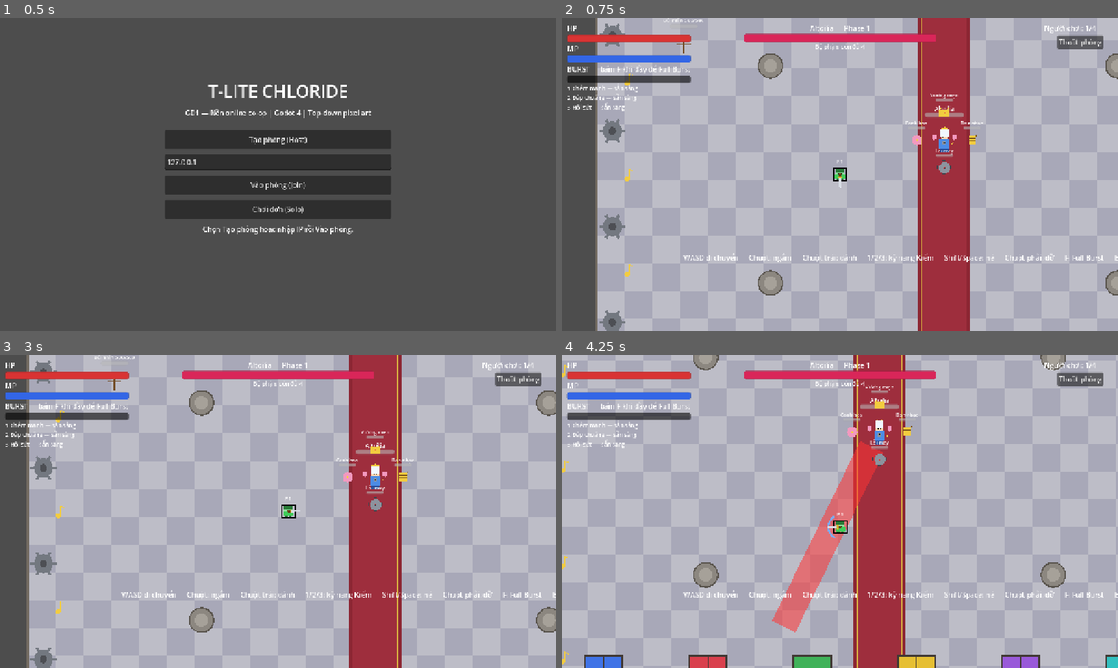
Above: before the commit, frames 1-4 (two rows, left to right).
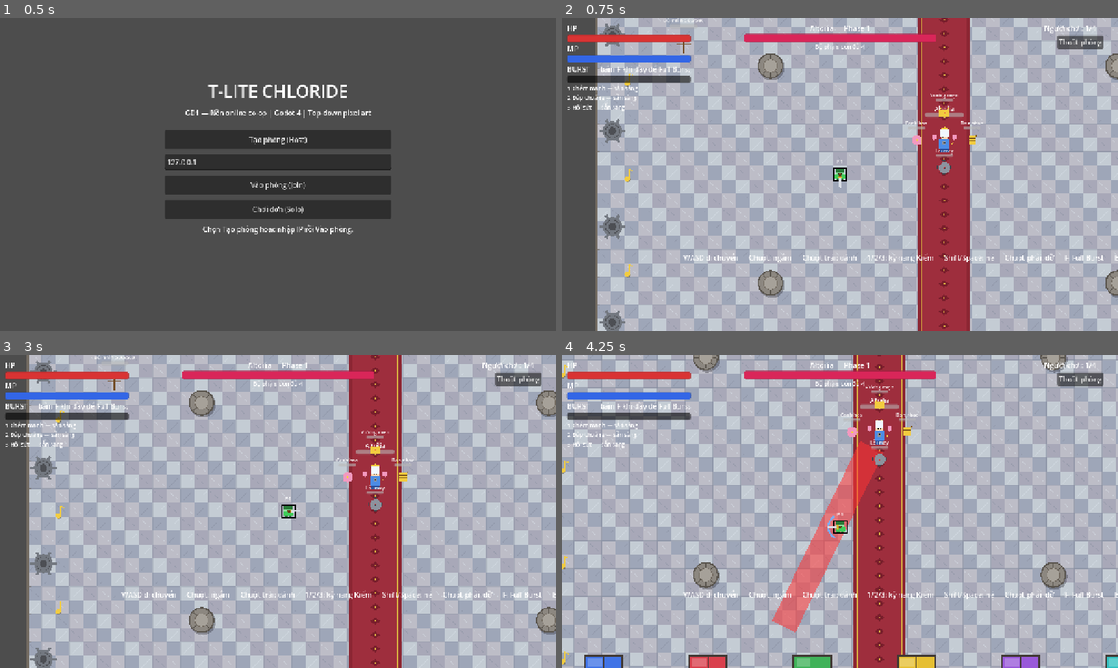
Above: after the commit, the same moments.

Repository: minhdang20203-design/T-Lite-Chloride
Game: Godot game, scene res://main.tscn
Same seed, same stepped clock (60 frames per second), same inputs: the game is played once before the commit and once after it.
Inputs (mouse positions are in pixels of both pictures, inside the frame that each line leads up to):
- Up to frame 1 (0.5 s): no input
- Up to frame 2 (0.75 s): click "Chơi đơn (Solo)" at 0.5 s
- Up to frame 3 (3 s): click "Thoát phòng" at 1.25 s; click "Chơi đơn (Solo)" at 2 s; tap Enter (chat) at 2.75 s; move the mouse to (400, 495) at 2.77 s; hold D (move_right) from 2.78 s (still down); click (400, 495) at 2.85 s
- Up to frame 4 (4.25 s): move the mouse to (728, 527) at 3.52 s; release D (move_right) at 3.53 s; hold S (move_down) from 3.53 s (still down); right-click (728, 527) at 3.6 s

Frame 1 is identical in both runs. In frame 2, 31% of the frame differs, in the area x 6-100%, y 0-100%; in frame 3, 31%; in frame 4, 34%, in the area x 0-100%, y 0-100%.

Commit message:
GĐ2: map nhà thờ mới của Gemini (arena.gd + README; tile PNG binary ship theo zip)

Diff:
--- a/scripts/arena.gd
+++ b/scripts/arena.gd
@@ -1,15 +1,18 @@
 extends Node2D
-# Sàn đấu nhà thờ 1600x1000 (GĐ2): sàn đá cẩm thạch, thảm đỏ giữa sàn,
-# cửa kính màu dọc 2 mép trên/dưới, 4 cột đá làm vật cản, chi tiết máy móc
-# + nốt nhạc ở rìa sàn. Vẽ hoàn toàn bằng code, không asset ngoài.
-# Tường vật lý: game.gd tạo 4 tường quanh sàn (layer 4); ở đây thêm
-# 4 cột đá vật lý (layer 4) để nhân vật không đi xuyên qua.
+# Sàn đấu nhà thờ 1600x1000 (Godot 4.7, GDScript) — T-Lite Chloride:
+# - Sàn đá cẩm thạch caro 32x32 (2 biến thể sáng + 2 biến thể tối)
+# - Thảm đỏ giữa sàn kèm viền vàng dọc trục lễ đường
+# - Cửa kính màu dọc 2 mép trên/dưới
+# - Chi tiết máy móc (bánh răng xám) + nốt nhạc vàng dọc 2 mép trái/phải
+# - 4 cột đá vật lý (layer 4, bán kính 28) + 4 tường vật lý bao quanh sàn (layer 4)
+# Tự động nạp tile 32x32 từ res://assets/map/<ten-tile>.png nếu đã có file ảnh;
+# nếu chưa có file ảnh thì tự động vẽ bằng code trong _draw() để dùng được ngay.
 
 const W := 1600.0
 const H := 1000.0
-const TILE := 64.0
-
-# 4 cột đá (tâm) — tránh khu vực đấu boss ở giữa và điểm spawn.
+const TILE := 32.0
+
+# 4 cột đá vật lý (tâm) — tránh khu vực đấu boss (800, 420, R=250) và cụm spawn (560..800, 500).
 const PILLARS := [
 	Vector2(400, 250),
 	Vector2(1200, 250),
@@ -18,13 +21,45 @@
 ]
 const PILLAR_R := 28.0
 
+# Tọa độ tham chiếu cố định theo quy định kỹ thuật (không tự sinh node boss/bù nhìn/nhân vật ở đây).
+const BOSS_POS := Vector2(800, 420)
+const BOSS_CLEAR_RADIUS := 250.0
+const DUMMY_POS := Vector2(200, 200)
+const PLAYER_SPAWNS := [
+	Vector2(560, 500), # P1
+	Vector2(640, 500), # P2
+	Vector2(720, 500), # P3
+	Vector2(800, 500), # P4
+]
+
+# Danh sách 14 tile 32x32 đúng theo thiết kế Phần A.
+const TILE_PATHS := {
+	"marble_light_1": "res://assets/map/marble_light_1.png",
+	"marble_light_2": "res://assets/map/marble_light_2.png",
+	"marble_dark_1": "res://assets/map/marble_dark_1.png",
+	"marble_dark_2": "res://assets/map/marble_dark_2.png",
+	"carpet_red_center": "res://assets/map/carpet_red_center.png",
+	"carpet_red_border": "res://assets/map/carpet_red_border.png",
+	"stained_glass_blue": "res://assets/map/stained_glass_blue.png",
+	"stained_glass_red": "res://assets/map/stained_glass_red.png",
+	"stained_glass_yellow": "res://assets/map/stained_glass_yellow.png",
+	"pillar_body": "res://assets/map/pillar_body.png",
+	"pillar_base": "res://assets/map/pillar_base.png",
+	"gear_gray": "res://assets/map/gear_gray.png",
+	"music_note_gold": "res://assets/map/music_note_gold.png",
+	"wall_stone": "res://assets/map/wall_stone.png",
+}
+
+var _tiles: Dictionary = {}
+
 func _ready() -> void:
-	# 4 bức tường vật lý quanh sàn (layer 4) để nhân vật không đi ra ngoài.
+	_load_tiles()
+	# 4 bức tường vật lý quanh sàn (layer 4: collision_layer = 8) để nhân vật không đi ra ngoài.
 	_add_wall(Vector2(800, -16), Vector2(1632, 32)) # trên
 	_add_wall(Vector2(800, 1016), Vector2(1632, 32)) # dưới
 	_add_wall(Vector2(-16, 500), Vector2(32, 1000)) # trái
 	_add_wall(Vector2(1616, 500), Vector2(32, 1000)) # phải
-	# 4 cột đá vật lý.
+	# 4 cột đá vật lý (layer 4: collision_layer = 8).
 	for pos in PILLARS:
 		var body := StaticBody2D.new()
 		body.collision_layer = 8 # layer 4: đúng mask của nhân vật
@@ -36,6 +71,17 @@
 		shape.position = pos
 		body.add_child(shape)
 		add_child(body)
+	queue_redraw()
+
+func _load_tiles() -> void:
+	_tiles.clear()
+	for key in TILE_PATHS.keys():
+		var path: String = TILE_PATHS[key]
+		if ResourceLoader.exists(path):
+			var tex := load(path) as Texture2D
+			if tex != null:
+				_tiles[key] = tex
+	print("[Map] Da nap %d/14 tile anh (thieu thi ve bang code)." % _tiles.size())
 
 func _add_wall(center: Vector2, size: Vector2) -> void:
 	var body := StaticBody2D.new()
@@ -50,69 +96,242 @@
 	add_child(body)
 
 func _draw() -> void:
-	# Sàn đá cẩm thạch: ô kẻ caro nhạt.
+	# 1 & 2. Sàn đá cẩm thạch caro 32x32 (2 biến thể sáng + 2 biến thể tối).
 	var x := 0.0
 	var xi := 0
 	while x < W:
+		var tw := minf(TILE, W - x)
 		var y := 0.0
 		var yi := 0
 		while y < H:
-			var light := (xi + yi) % 2 == 0
-			var col := Color(0.74, 0.74, 0.78) if light else Color(0.66, 0.66, 0.72)
-			draw_rect(Rect2(x, y, TILE, TILE), col)
+			var th := minf(TILE, H - y)
+			_draw_marble_tile(Rect2(x, y, tw, th), xi, yi)
 			y += TILE
 			yi += 1
 		x += TILE
 		xi += 1
-	# Thảm đỏ giữa sàn (boss đứng trên thảm).
-	draw_rect(Rect2(740, 0, 120, H), Color(0.55, 0.15, 0.2))
-	draw_rect(Rect2(748, 0, 104, H), Color(0.62, 0.18, 0.24))
-	draw_line(Vector2(748, 0), Vector2(748, H), Color(0.85, 0.7, 0.25), 2.0)
-	draw_line(Vector2(852, 0), Vector2(852, H), Color(0.85, 0.7, 0.25), 2.0)
-	# Cửa kính màu dọc mép trên/dưới: 6 ô mỗi bên, màu khác nhau.
+
+	# 3. Thảm đỏ giữa sàn (boss đứng trên thảm tại (800, 420), P4 tại (800, 500)).
+	_draw_carpet()
+
+	# 8. Viền tường đá 32x32 quanh rìa sàn.
+	_draw_stone_border()
+
+	# 4. Cửa kính màu dọc mép trên/dưới: 6 ô mỗi bên.
 	var glass_colors := [
-		Color(0.25, 0.45, 0.9), Color(0.85, 0.25, 0.3), Color(0.25, 0.7, 0.35),
-		Color(0.9, 0.75, 0.2), Color(0.6, 0.35, 0.85), Color(0.2, 0.75, 0.75),
+		Color(0.25, 0.45, 0.90), # xanh dương
+		Color(0.85, 0.25, 0.30), # đỏ
+		Color(0.25, 0.70, 0.35), # xanh lá
+		Color(0.90, 0.75, 0.20), # vàng
+		Color(0.60, 0.35, 0.85), # tím
+		Color(0.20, 0.75, 0.75), # lam ngọc
+	]
+	var glass_tile_keys := [
+		"stained_glass_blue",
+		"stained_glass_red",
+		"stained_glass_yellow",
+		"stained_glass_yellow",
+		"stained_glass_red",
+		"stained_glass_blue",
 	]
 	for i in range(6):
 		var gx := 120.0 + float(i) * 240.0
 		var col: Color = glass_colors[i]
-		# Ô trên.
-		draw_rect(Rect2(gx, 10, 90, 56), Color(0.25, 0.22, 0.2))
-		draw_rect(Rect2(gx + 4, 14, 82, 48), col)
-		draw_line(Vector2(gx + 45, 14), Vector2(gx + 45, 62), Color(0.25, 0.22, 0.2), 2.0)
-		draw_line(Vector2(gx + 4, 38), Vector2(gx + 86, 38), Color(0.25, 0.22, 0.2), 2.0)
-		# Ô dưới.
-		draw_rect(Rect2(gx, H - 66, 90, 56), Color(0.25, 0.22, 0.2))
-		draw_rect(Rect2(gx + 4, H - 62, 82, 48), col)
-		draw_line(Vector2(gx + 45, H - 62), Vector2(gx + 45, H - 14), Color(0.25, 0.22, 0.2), 2.0)
-		draw_line(Vector2(gx + 4, H - 38), Vector2(gx + 86, H - 38), Color(0.25, 0.22, 0.2), 2.0)
-	# Chi tiết máy móc (bánh răng xám) + nốt nhạc (vàng) dọc 2 mép trái/phải.
+		var tkey: String = glass_tile_keys[i]
+		# Ô trên (y = 10..66).
+		_draw_stained_glass(Rect2(gx, 10.0, 90.0, 56.0), col, tkey)
+		# Ô dưới (y = H - 66..H - 10).
+		_draw_stained_glass(Rect2(gx, H - 66.0, 90.0, 56.0), col, tkey)
+
+	# 6 & 7. Chi tiết máy móc (bánh răng xám) + nốt nhạc vàng dọc 2 mép trái/phải.
 	for i in range(4):
 		var gy := 180.0 + float(i) * 220.0
-		_draw_gear(Vector2(36, gy), 22.0)
-		_draw_gear(Vector2(W - 36, gy + 110.0), 22.0)
-		_draw_note(Vector2(70, gy + 110.0))
-		_draw_note(Vector2(W - 70, gy))
-	# 4 cột đá.
+		_draw_gear(Vector2(36.0, gy), 22.0)
+		_draw_gear(Vector2(W - 36.0, gy + 110.0), 22.0)
+		_draw_note(Vector2(70.0, gy + 110.0))
+		_draw_note(Vector2(W - 70.0, gy))
+
+	# 5. 4 cột đá (chân cột + thân cột).
 	for pos in PILLARS:
-		draw_circle(pos, PILLAR_R, Color(0.55, 0.53, 0.5))
-		draw_arc(pos, PILLAR_R, 0, TAU, 32, Color(0.35, 0.33, 0.3), 3.0)
-		draw_circle(pos, PILLAR_R * 0.55, Color(0.65, 0.63, 0.6))
-	# Viền đá quanh sàn.
-	draw_rect(Rect2(0, 0, W, H), Color(0.45, 0.42, 0.38), false, 6.0)
+		_draw_pillar(pos)
+
+	# Khung viền đá bao ngoài cùng toàn sàn.
+	draw_rect(Rect2(0.0, 0.0, W, H), Color(0.45, 0.42, 0.38), false, 6.0)
+
+func _draw_marble_tile(rect: Rect2, xi: int, yi: int) -> void:
+	var light := (xi + yi) % 2 == 0
+	var variant_b := ((xi * 3 + yi * 5) % 4) >= 2
+	var is_edge_strip := rect.position.x < 96.0 or rect.position.x >= (W - 96.0)
+	var key := ""
+	if light:
+		key = "marble_light_2" if variant_b else "marble_light_1"
+	else:
+		key = "marble_dark_2" if (variant_b or is_edge_strip) else "marble_dark_1"
+
+	if _tiles.has(key):
+		draw_texture_rect(_tiles[key], rect, false)
+		return
+
+	var base_col: Color
+	if light:
+		base_col = Color(0.77, 0.80, 0.83) if variant_b else Color(0.74, 0.74, 0.78)
+	else:
+		base_col = Color(0.62, 0.65, 0.72) if (variant_b or is_edge_strip) else Color(0.66, 0.66, 0.72)
+
+	draw_rect(rect, base_col)
+	# Viền mạch gạch 1px và vân đá cẩm thạch trắng-xanh.
+	draw_rect(rect, Color(0.52, 0.55, 0.62, 0.35), false, 1.0)
+	if rect.size.x >= 16.0 and rect.size.y >= 16.0:
+		var vein_col := Color(0.84, 0.87, 0.90, 0.55) if light else Color(0.52, 0.55, 0.62, 0.45)
+		if not variant_b:
+			draw_line(
+				rect.position + Vector2(4.0, 6.0),
+				rect.position + Vector2(rect.size.x - 6.0, rect.size.y - 8.0),
+				vein_col,
+				1.0
+			)
+		else:
+			draw_line(
+				rect.position + Vector2(6.0, rect.size.y - 5.0),
+				rect.position + Vector2(rect.size.x - 5.0, 7.0),
+				vein_col,
+				1.0
+			)
+
+func _draw_carpet() -> void:
+	# Nền thảm đỏ giữ đúng tọa độ gốc: rìa ngoài 740..860 (rộng 120), lòng trong 748..852 (rộng 104).
+	draw_rect(Rect2(740.0, 0.0, 120.0, H), Color(0.55, 0.15, 0.20))
+	draw_rect(Rect2(748.0, 0.0, 104.0, H), Color(0.62, 0.18, 0.24))
+
+	var y := 0.0
+	while y < H:
+		var th := minf(TILE, H - y)
+		if _tiles.has("carpet_red_border"):
+			draw_texture_rect(_tiles["carpet_red_border"], Rect2(736.0, y, TILE, th), false)
+			draw_texture_rect(_tiles["carpet_red_border"], Rect2(832.0, y, TILE, th), false)
+		if _tiles.has("carpet_red_center"):
+			draw_texture_rect(_tiles["carpet_red_center"], Rect2(768.0, y, TILE, th), false)
+			draw_texture_rect(_tiles["carpet_red_center"], Rect2(800.0, y, TILE, th), false)
+		elif th >= 24.0:
+			# Hoa văn hình thoi dệt chìm dọc tâm thảm (x = 800) mỗi ô 32px.
+			var cy := y + TILE * 0.5
+			var diamond := PackedVector2Array([
+				Vector2(800.0, cy - 8.0),
+				Vector2(812.0, cy),
+				Vector2(800.0, cy + 8.0),
+				Vector2(788.0, cy),
+			])
+			draw_colored_polygon(diamond, Color(0.47, 0.12, 0.17))
+			draw_circle(Vector2(800.0, cy), 2.0, Color(0.85, 0.70, 0.25))
+		y += TILE
+
+	# Hai đường viền vàng dọc thảm tại x = 748 và x = 852.
+	draw_line(Vector2(748.0, 0.0), Vector2(748.0, H), Color(0.85, 0.70, 0.25), 2.0)
+	draw_line(Vector2(852.0, 0.0), Vector2(852.0, H), Color(0.85, 0.70, 0.25), 2.0)
+
+func _draw_stone_border() -> void:
+	if _tiles.has("wall_stone"):
+		var tex: Texture2D = _tiles["wall_stone"]
+		var x := 0.0
+		while x < W:
+			var tw := minf(TILE, W - x)
+			draw_texture_rect(tex, Rect2(x, 0.0, tw, 8.0), false)
+			draw_texture_rect(tex, Rect2(x, H - 8.0, tw, 8.0), false)
+			x += TILE
+		var y := 0.0
+		while y < H:
+			var th := minf(TILE, H - y)
+			draw_texture_rect(tex, Rect2(0.0, y, 8.0, th), false)
+			draw_texture_rect(tex, Rect2(W - 8.0, y, 8.0, th), false)
+			y += TILE
+	else:
+		# Các khe đá khắc dọc viền sàn theo nhịp 32px.
+		var border_col := Color(0.45, 0.42, 0.38, 0.55)
+		var x := 0.0
+		while x < W:
+			draw_line(Vector2(x, 0.0), Vector2(x, 8.0), border_col, 1.0)
+			draw_line(Vector2(x, H - 8.0), Vector2(x, H), border_col, 1.0)
+			x += TILE
+		var y := 0.0
+		while y < H:
+			draw_line(Vector2(0.0, y), Vector2(8.0, y), border_col, 1.0)
+			draw_line(Vector2(W - 8.0, y), Vector2(W, y), border_col, 1.0)
+			y += TILE
+
+func _draw_stained_glass(rect: Rect2, col: Color, tile_key: String) -> void:
+	if _tiles.has(tile_key):
+		draw_texture_rect(_tiles[tile_key], rect, false)
+		return
+
+	var frame_col := Color(0.25, 0.22, 0.20)
+	draw_rect(rect, frame_col)
+	var inner := Rect2(rect.position.x + 4.0, rect.position.y + 4.0, rect.size.x - 8.0, rect.size.y - 8.0)
+	draw_rect(inner, col)
+	# Mảng kính bắt sáng góc trong giúp ô kính màu có chiều sâu pixel art.
+	draw_rect(Rect2(inner.position.x + 4.0, inner.position.y + 4.0, inner.size.x * 0.4, inner.size.y * 0.4), col.lightened(0.22))
+	# Đố cửa chữ thập + đố phụ chia ô.
+	var mid_x := rect.position.x + rect.size.x * 0.5
+	var mid_y := rect.position.y + rect.size.y * 0.5
+	draw_line(Vector2(mid_x, inner.position.y), Vector2(mid_x, inner.position.y + inner.size.y), frame_col, 2.0)
+	draw_line(Vector2(inner.position.x, mid_y), Vector2(inner.position.x + inner.size.x, mid_y), frame_col, 2.0)
+
+func _draw_pillar(pos: Vector2) -> void:
+	# Bóng đổ nhẹ dưới chân cột.
+	draw_circle(pos + Vector2(3.0, 4.0), PILLAR_R + 2.0, Color(0.15, 0.15, 0.18, 0.35))
+
+	if _tiles.has("pillar_base"):
+		draw_texture_rect(
+			_tiles["pillar_base"],
+			Rect2(pos.x - PILLAR_R, pos.y - PILLAR_R, PILLAR_R * 2.0, PILLAR_R * 2.0),
+			false
+		)
+	else:
+		draw_circle(pos, PILLAR_R, Color(0.55, 0.53, 0.50))
+		draw_arc(pos, PILLAR_R, 0.0, TAU, 32, Color(0.35, 0.33, 0.30), 3.0)
+
+	if _tiles.has("pillar_body"):
+		var body_r := PILLAR_R * 0.75
+		draw_texture_rect(
+			_tiles["pillar_body"],
+			Rect2(pos.x - body_r, pos.y - body_r, body_r * 2.0, body_r * 2.0),
+			false
+		)
+	else:
+		# Rãnh cột cổ điển (8 khía) + đỉnh cột sáng.
+		for i in range(8):
+			var a := float(i) * TAU / 8.0
+			var p1 := pos + Vector2(cos(a), sin(a)) * (PILLAR_R * 0.55)
+			var p2 := pos + Vector2(cos(a), sin(a)) * (PILLAR_R - 2.0)
+			draw_line(p1, p2, Color(0.35, 0.33, 0.30), 1.5)
+		draw_circle(pos, PILLAR_R * 0.55, Color(0.65, 0.63, 0.60))
+		draw_arc(pos, PILLAR_R * 0.55, 0.0, TAU, 24, Color(0.45, 0.42, 0.38), 1.5)
 
 func _draw_gear(center: Vector2, r: float) -> void:
-	draw_circle(center, r, Color(0.45, 0.47, 0.5))
+	if _tiles.has("gear_gray"):
+		var d := (r + 8.0) * 2.0
+		draw_texture_rect(_tiles["gear_gray"], Rect2(center.x - d * 0.5, center.y - d * 0.5, d, d), false)
+		return
+
+	var gear_col := Color(0.45, 0.47, 0.50)
+	var dark_col := Color(0.30, 0.31, 0.33)
 	for i in range(6):
 		var a := float(i) * TAU / 6.0
 		var p1 := center + Vector2(cos(a), sin(a)) * r
 		var p2 := center + Vector2(cos(a), sin(a)) * (r + 8.0)
-		draw_line(p1, p2, Color(0.45, 0.47, 0.5), 6.0)
-	draw_circle(center, r * 0.4, Color(0.3, 0.31, 0.33))
+		draw_line(p1, p2, gear_col, 6.0)
+	draw_circle(center, r, gear_col)
+	draw_arc(center, r * 0.72, 0.0, TAU, 24, dark_col, 1.5)
+	draw_circle(center, r * 0.40, dark_col)
 
 func _draw_note(pos: Vector2) -> void:
-	# Nốt nhạc đơn giản: đầu tròn + cán.
-	draw_circle(pos, 6.0, Color(0.95, 0.8, 0.25))
-	draw_line(pos + Vector2(5, -2), pos + Vector2(5, -22), Color(0.95, 0.8, 0.25), 2.0)
-	draw_line(pos + Vector2(5, -22), pos + Vector2(14, -18), Color(0.95, 0.8, 0.25), 2.0)
+	if _tiles.has("music_note_gold"):
+		draw_texture_rect(_tiles["music_note_gold"], Rect2(pos.x - 16.0, pos.y - 24.0, TILE, TILE), false)
+		return
+
+	var note_col := Color(0.95, 0.80, 0.25)
+	var shadow_col := Color(0.35, 0.28, 0.10, 0.45)
+	# Bóng đổ nhẹ giúp nốt nhạc vàng nổi trên nền đá.
+	draw_circle(pos + Vector2(1.5, 1.5), 6.0, shadow_col)
+	draw_circle(pos, 6.0, note_col)
+	draw_line(pos + Vector2(5.0, -2.0), pos + Vector2(5.0, -22.0), note_col, 2.0)
+	draw_line(pos + Vector2(5.0, -22.0), pos + Vector2(14.0, -18.0), note_col, 2.0)
